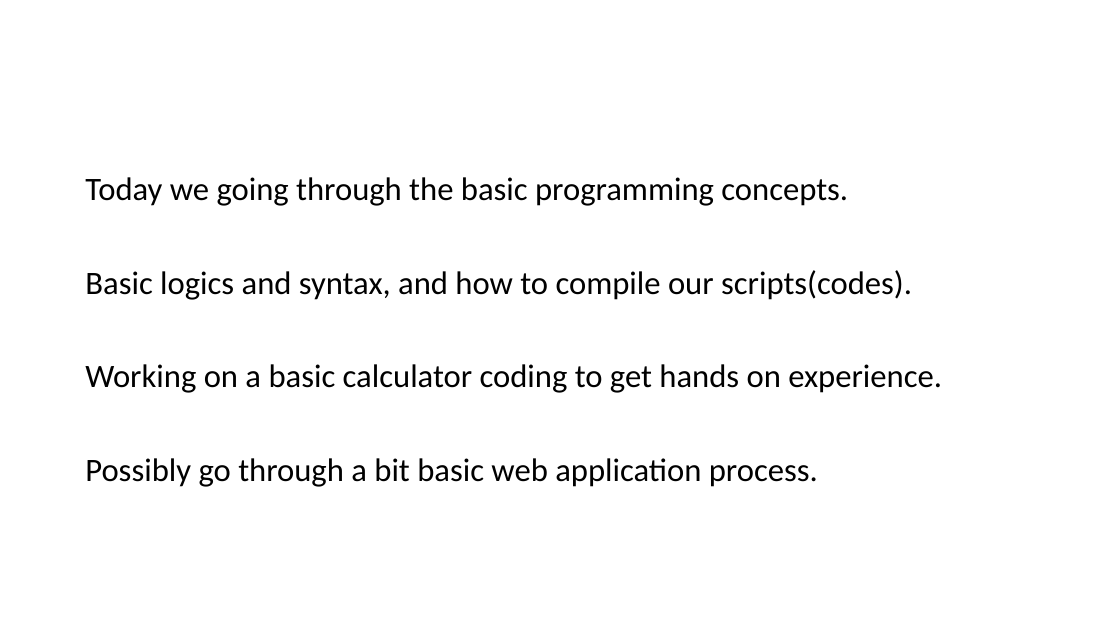
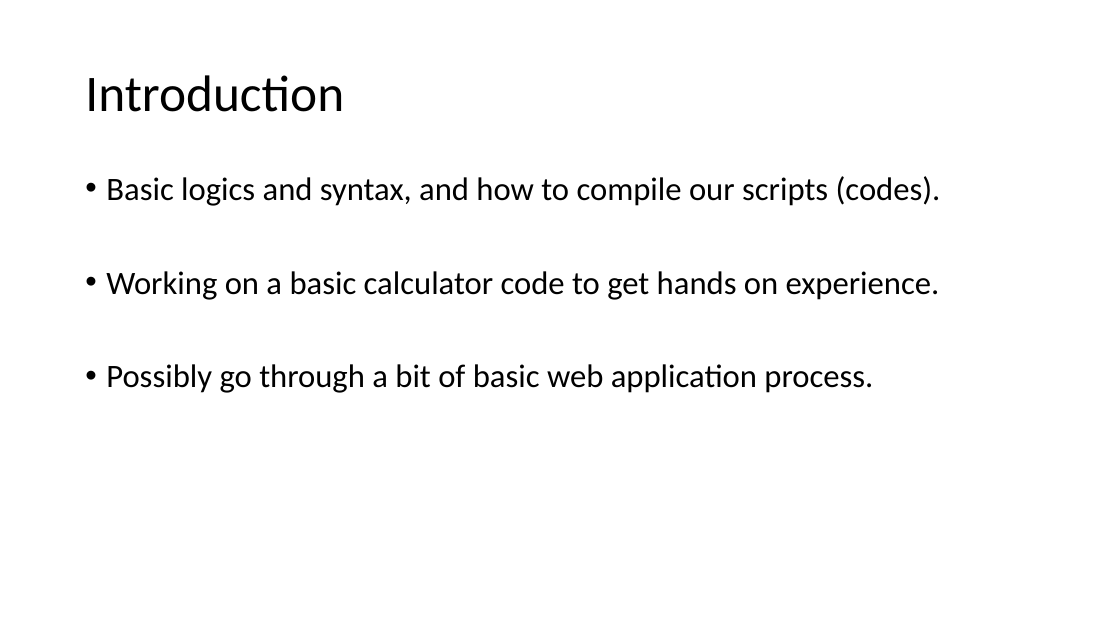
Before and after one commit to honching0316/SASE_WebApplication_Calculator, a slide deck: slide 2 of SASE_Technique_Workshop.pptx. Drawn at 1120x630 pixels with LibreOffice and Linux fonts; fonts in the diff are those of the drawing. Boxes give left, top, right and bottom in pixels: in the first picture for what was removed or moved away, otherwise in the second. Text is boxed around its words. In the diff, an @@ line names an element or a change of style, - is before the commit and + after.

```diff
--- a/SASE_Technique_Workshop.pptx
+++ b/SASE_Technique_Workshop.pptx
@@ title added at box(85, 75, 344, 112), 44 pt, text #000000 @@
+Introduction
@@ text at box(106, 176, 941, 393): text changed @@
-Today we going through the basic programming concepts.
-Basic logics and syntax, and how to compile our scripts(codes).
-Working on a basic calculator coding to get hands on experience.
-Possibly go through a bit basic web application process.
+• Basic logics and syntax, and how to compile our scripts (codes).
+• Working on a basic calculator code to get hands on experience.
+• Possibly go through a bit of basic web application process.
```
Also in this commit, not shown: 11 other slides changed.
